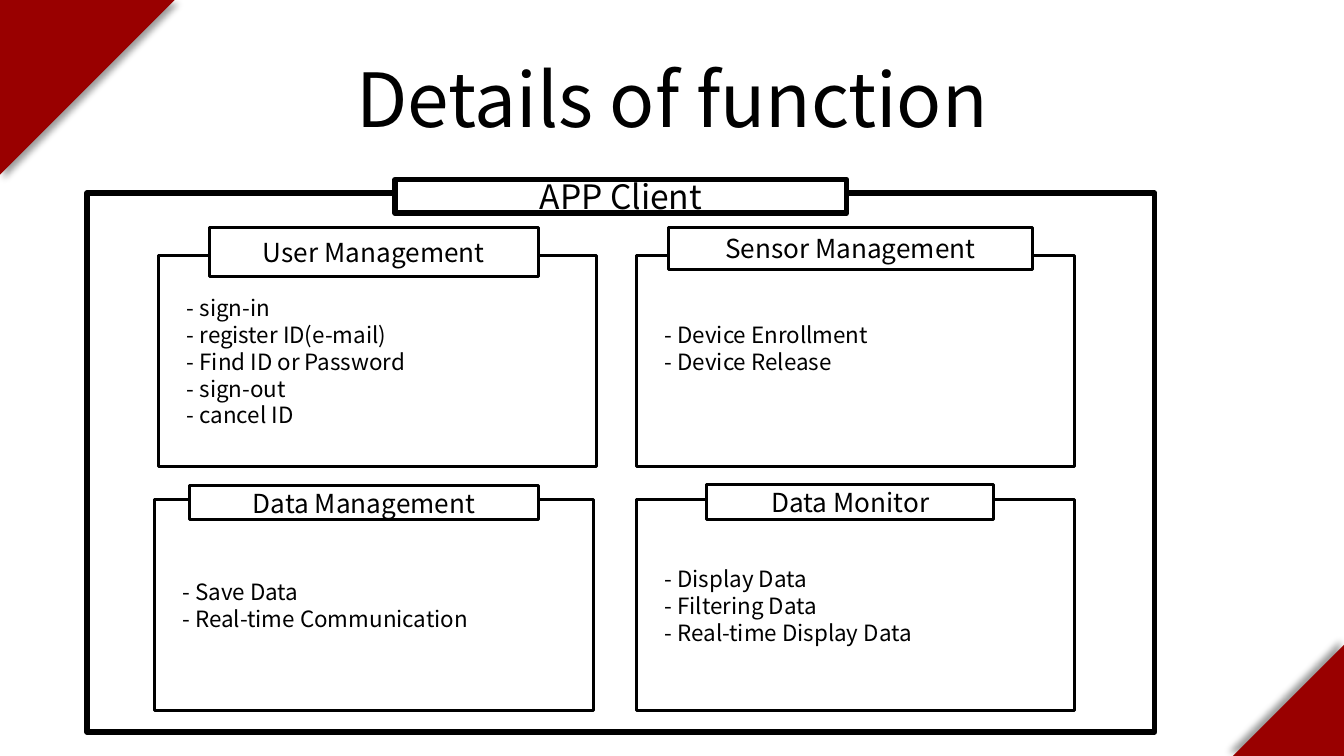
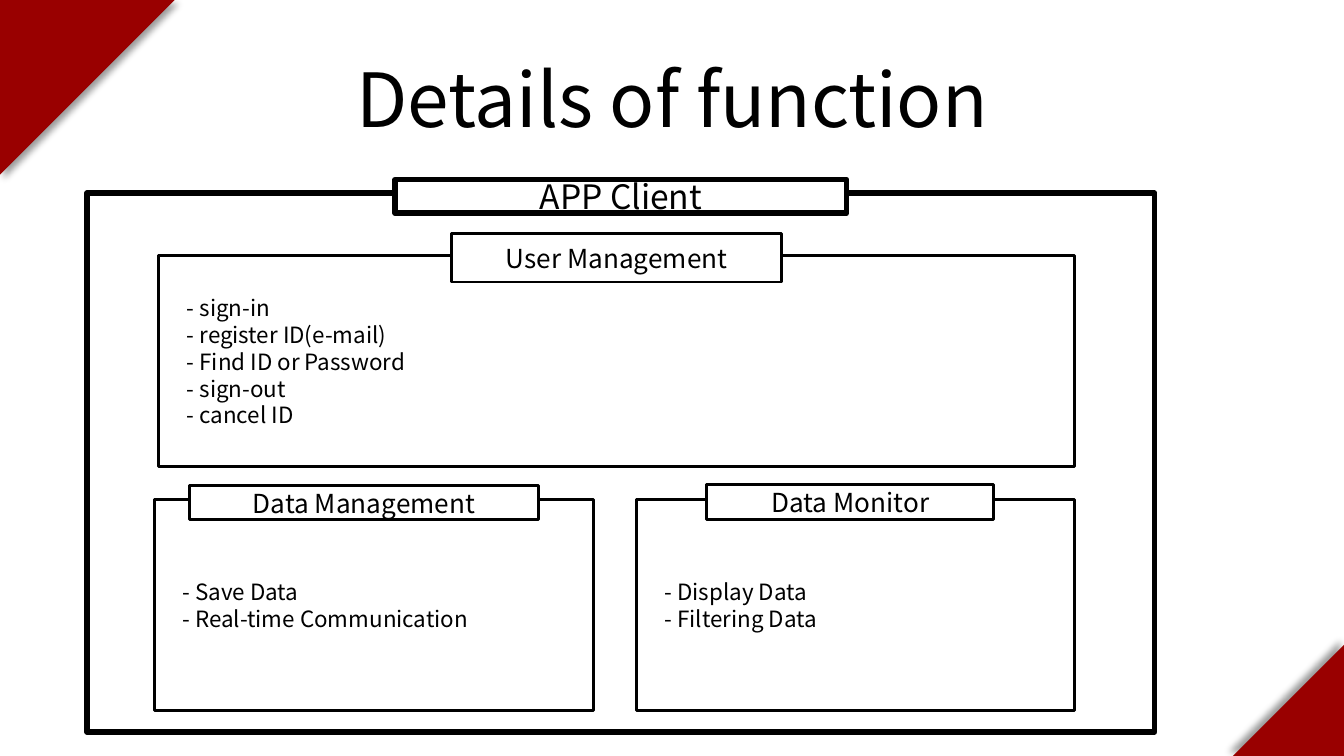
Before and after one commit to QIIOT2017ATEAM/-, a slide deck: slide 9 of PPT Data/TheTeamA(07.18).pptx. Drawn at 1344x756 pixels with LibreOffice and Linux fonts; fonts in the diff are those of the drawing. Boxes give left, top, right and bottom in pixels: in the first picture for what was removed or moved away, otherwise in the second. Text is boxed around its words. In the diff, an @@ line names an element or a change of style, - is before the commit and + after.

Commit message:
Fix FlowChat and PPT
2017.07.24

```diff
--- a/PPT Data/TheTeamA(07.18).pptx
+++ b/PPT Data/TheTeamA(07.18).pptx
@@ rectangle "User Management": place and size @@
-rectangle "User Management" at [210,227,539,276]
+rectangle "User Management" at [452,234,781,282]
@@ rectangle removed at [668,227,1032,269] @@
-Sensor Management
@@ rectangle "- sign-in": place and size @@
-rectangle "- sign-in" at [159,255,597,466]
+rectangle "- sign-in" at [159,255,1075,466]
@@ rectangle removed at [637,255,1075,466] @@
-- Device Enrollment
-- Device Release
@@ text in rectangle at [677,618,912,646]: paragraph removed @@
-- Real-time Display Data
```
Also in this commit, not shown: 15 other files.
